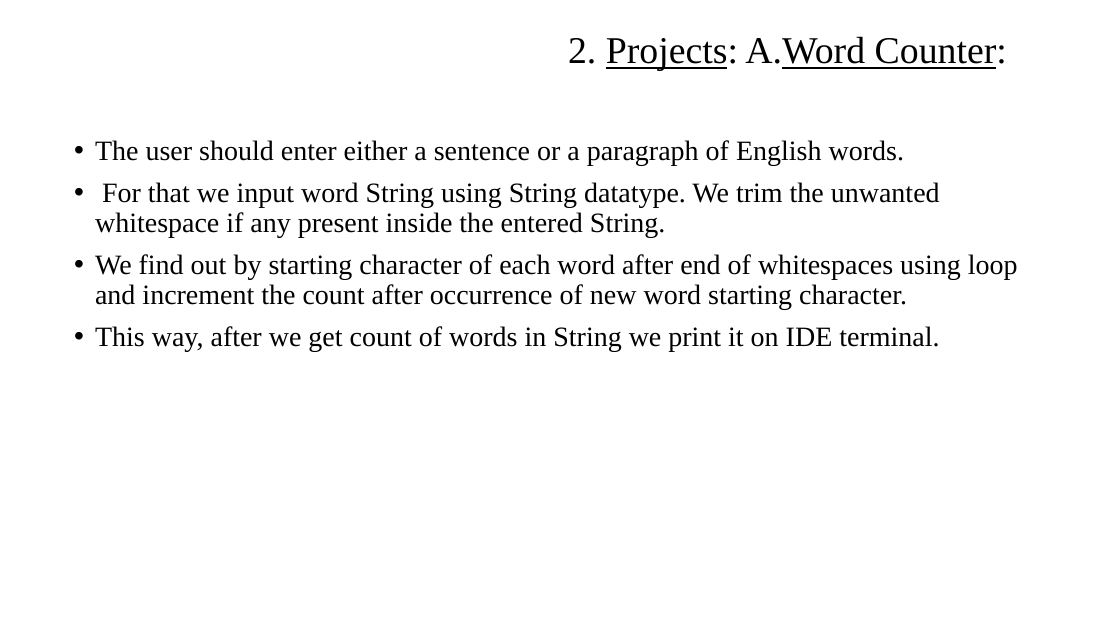
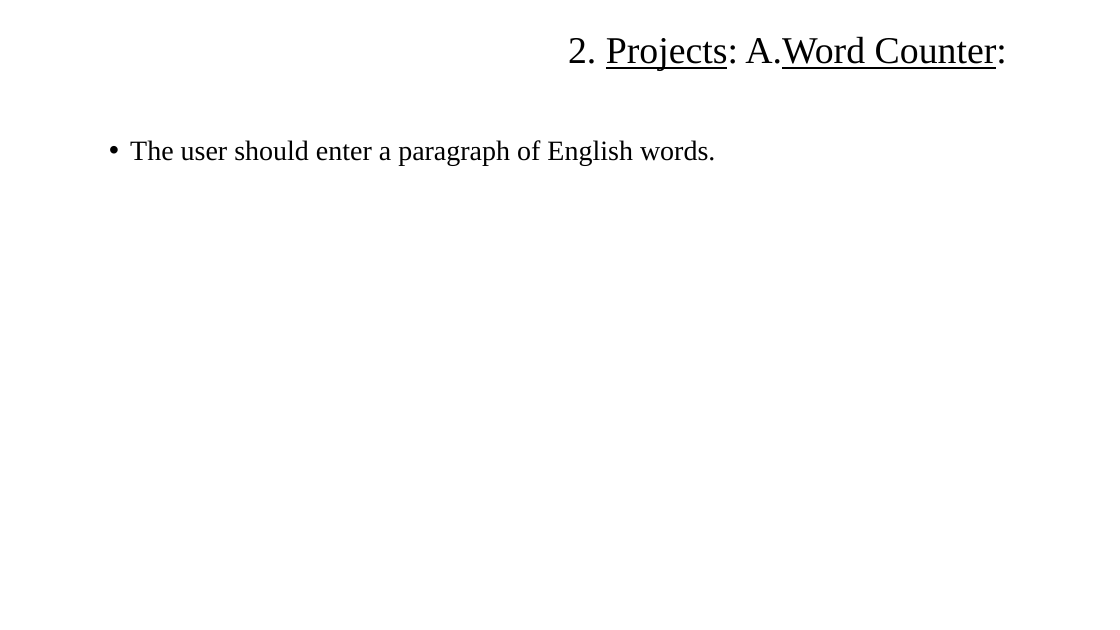
Before and after one commit to MPraneet/Java-files, a slide deck: slide 3 of Java Projects.pptx. Drawn at 1120x630 pixels with LibreOffice and Linux fonts; fonts in the diff are those of the drawing; background and template pictures are left out. Boxes give left, top, right and bottom in pixels: in the first picture for what was removed or moved away, otherwise in the second. Text is boxed around its words. In the diff, an @@ line names an element or a change of style, - is before the commit and + after.

Commit message:
Java_Projects
Core Java Projects

```diff
--- a/Java Projects.pptx
+++ b/Java Projects.pptx
@@ text at [130,140,715,166]: text changed @@
-• The user should enter either a sentence or a paragraph of English words.
-• For that we input word String using String datatype. We trim the unwanted whitespace if any present inside the entered String.
-• We find out by starting character of each word after end of whitespaces using loop and increment the count after occurrence of new word starting character.
-• This way, after we get count of words in String we print it on IDE terminal.
+• The user should enter a paragraph of English words.
```
Also in this commit, not shown: 8 other slides changed, 1 slide removed, 2 other files.
